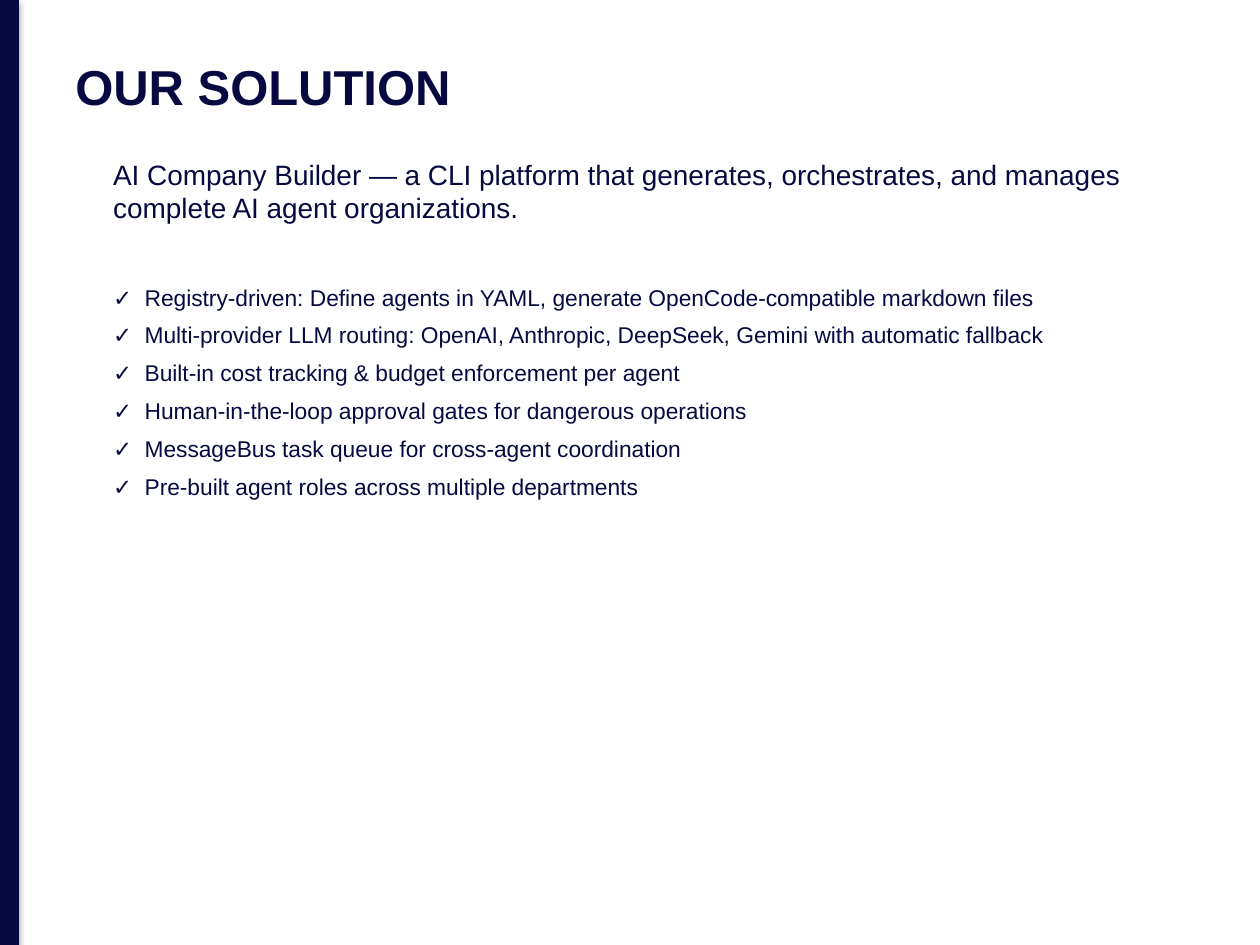
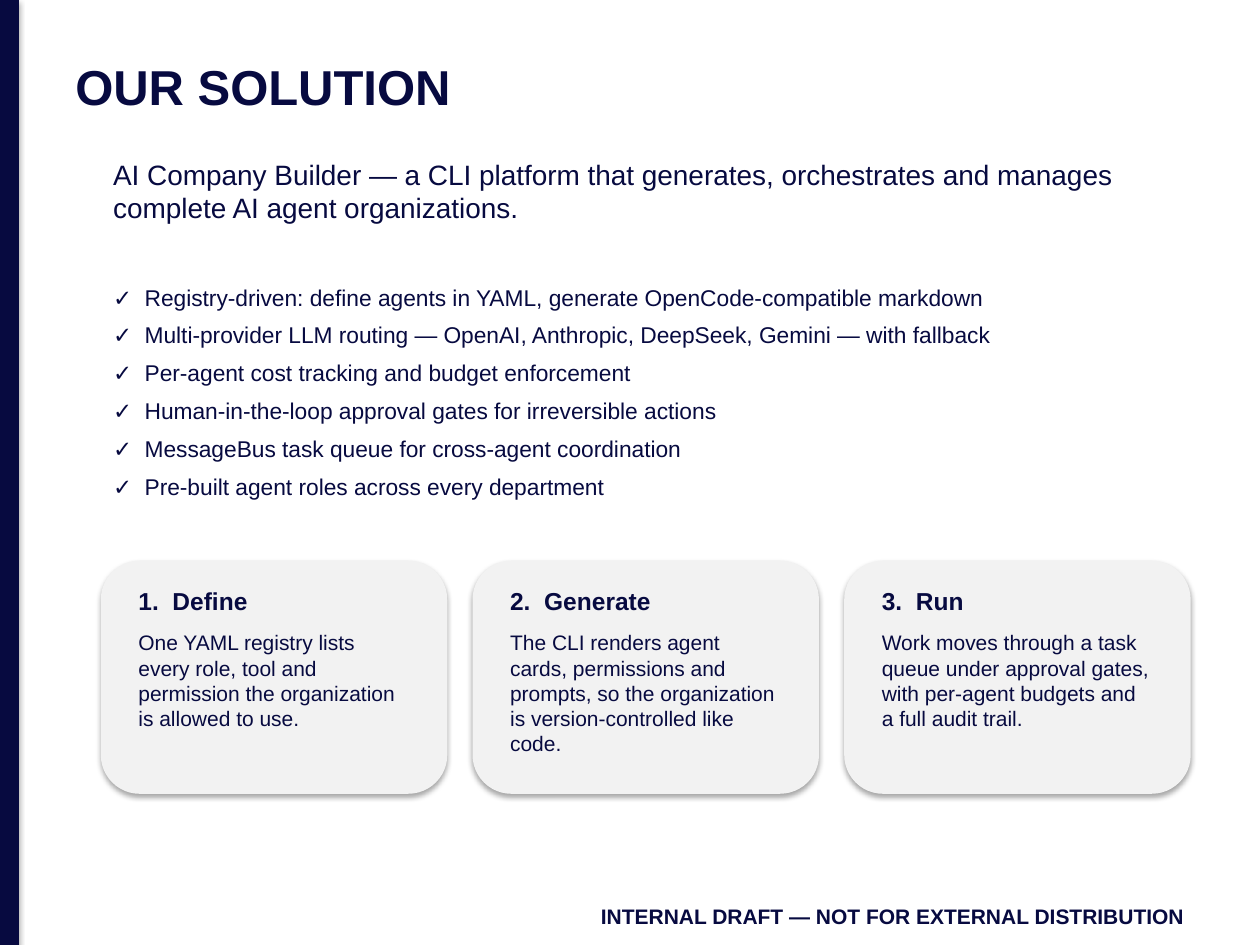
Before and after one commit to jmlusu/light-speed-holdings, a slide deck: slide 3 of static/brand/templates/pitch-deck.pptx (slide 4 before the commit). Drawn at 1260x945 pixels with LibreOffice and Linux fonts; fonts in the diff are those of the drawing. Boxes give left, top, right and bottom in pixels: in the first picture for what was removed or moved away, otherwise in the second. Text is boxed around its words. In the diff, an @@ line names an element or a change of style, - is before the commit and + after.

```diff
--- a/static/brand/templates/pitch-deck.pptx
+++ b/static/brand/templates/pitch-deck.pptx
@@ text at [113, 164, 1112, 224]: text changed @@
-AI Company Builder — a CLI platform that generates, orchestrates, and manages complete AI agent organizations.
+AI Company Builder — a CLI platform that generates, orchestrates and manages complete AI agent organizations.
@@ text at [145, 289, 990, 424]: text changed @@
-✓ Registry-driven: Define agents in YAML, generate OpenCode-compatible markdown files
-✓ Multi-provider LLM routing: OpenAI, Anthropic, DeepSeek, Gemini with automatic fallback
-✓ Built-in cost tracking & budget enforcement per agent
-✓ Human-in-the-loop approval gates for dangerous operations
+✓ Registry-driven: define agents in YAML, generate OpenCode-compatible markdown
+✓ Multi-provider LLM routing — OpenAI, Anthropic, DeepSeek, Gemini — with fallback
+✓ Per-agent cost tracking and budget enforcement
+✓ Human-in-the-loop approval gates for irreversible actions
@@ text at [145, 478, 604, 500]: text changed @@
-✓ Pre-built agent roles across multiple departments
+✓ Pre-built agent roles across every department
@@ rounded rectangle added at [101, 561, 447, 794], fill #F2F2F2 @@
@@ rounded rectangle added at [472, 561, 819, 794], fill #F2F2F2 @@
@@ rounded rectangle added at [844, 561, 1191, 794], fill #F2F2F2 @@
@@ text added at [138, 592, 247, 611], 14 pt, text #070A40, bold @@
+1. Define
@@ text added at [510, 593, 650, 611], 14 pt, text #070A40, bold @@
+2. Generate
@@ text added at [882, 593, 964, 611], 14 pt, text #070A40, bold @@
+3. Run
@@ text added at [138, 634, 395, 727], 12 pt, text #070A40 @@
+One YAML registry lists every role, tool and permission the organization is allowed to use.
@@ text added at [510, 634, 774, 752], 12 pt, text #070A40 @@
+The CLI renders agent cards, permissions and prompts, so the organization is version-controlled like code.
@@ text added at [882, 634, 1149, 727], 12 pt, text #070A40 @@
+Work moves through a task queue under approval gates, with per-agent budgets and a full audit trail.
@@ text added at [601, 909, 1184, 925], 12 pt, text #070A40, bold @@
+INTERNAL DRAFT — NOT FOR EXTERNAL DISTRIBUTION
```
Also in this commit, not shown: 2 other slides changed, 8 slides added, 10 slides removed, 1 other file.
